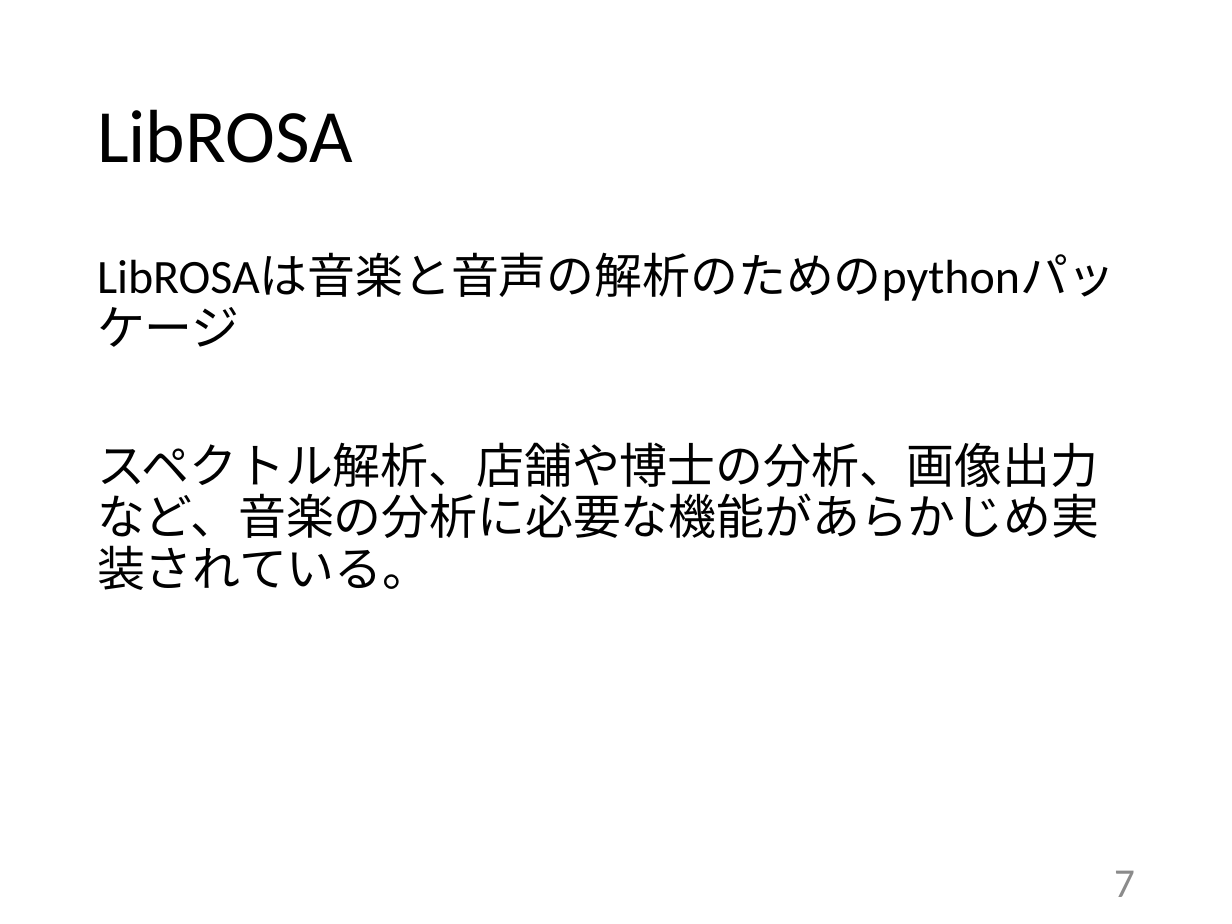
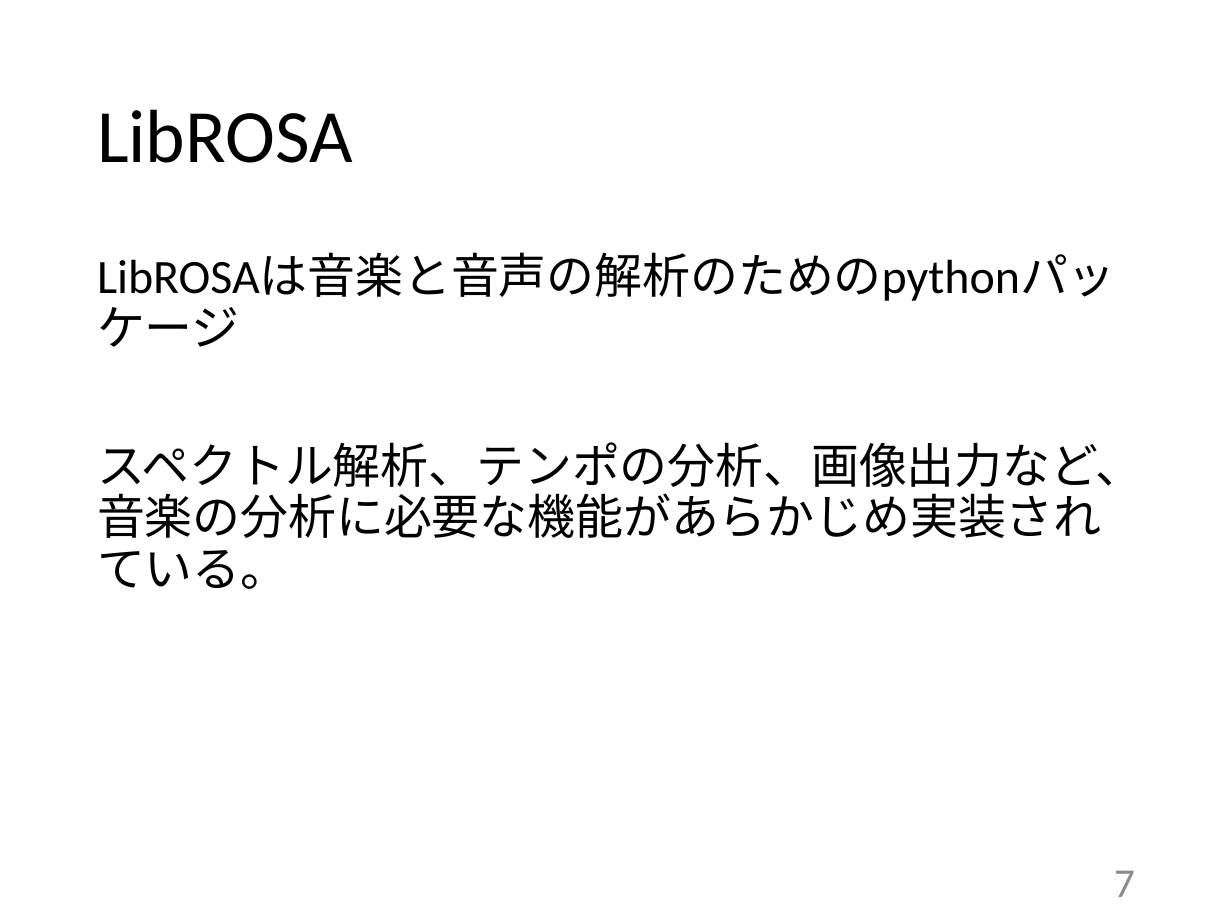
Before and after one commit to kait-takanolab/1821144-yoshii-thesis, a slide deck: slide 7 of 発表用スライド/1821144_yoshii_thesis_ver2.pptx. Drawn at 1232x924 pixels with LibreOffice and Linux fonts; fonts in the diff are those of the drawing. Boxes give left, top, right and bottom in pixels: in the first picture for what was removed or moved away, otherwise in the second. Text is boxed around its words. In the diff, an @@ line names an element or a change of style, - is before the commit and + after.

```diff
--- a/発表用スライド/1821144_yoshii_thesis_ver2.pptx
+++ b/発表用スライド/1821144_yoshii_thesis_ver2.pptx
@@ text at bbox=[97, 442, 1144, 589]: text changed @@
-スペクトル解析、店舗や博士の分析、画像出力など、音楽の分析に必要な機能があらかじめ実装されている。
+スペクトル解析、テンポの分析、画像出力など、音楽の分析に必要な機能があらかじめ実装されている。
```
Also in this commit, not shown: 2 other slides changed, 1 slide added, 3 other files.
